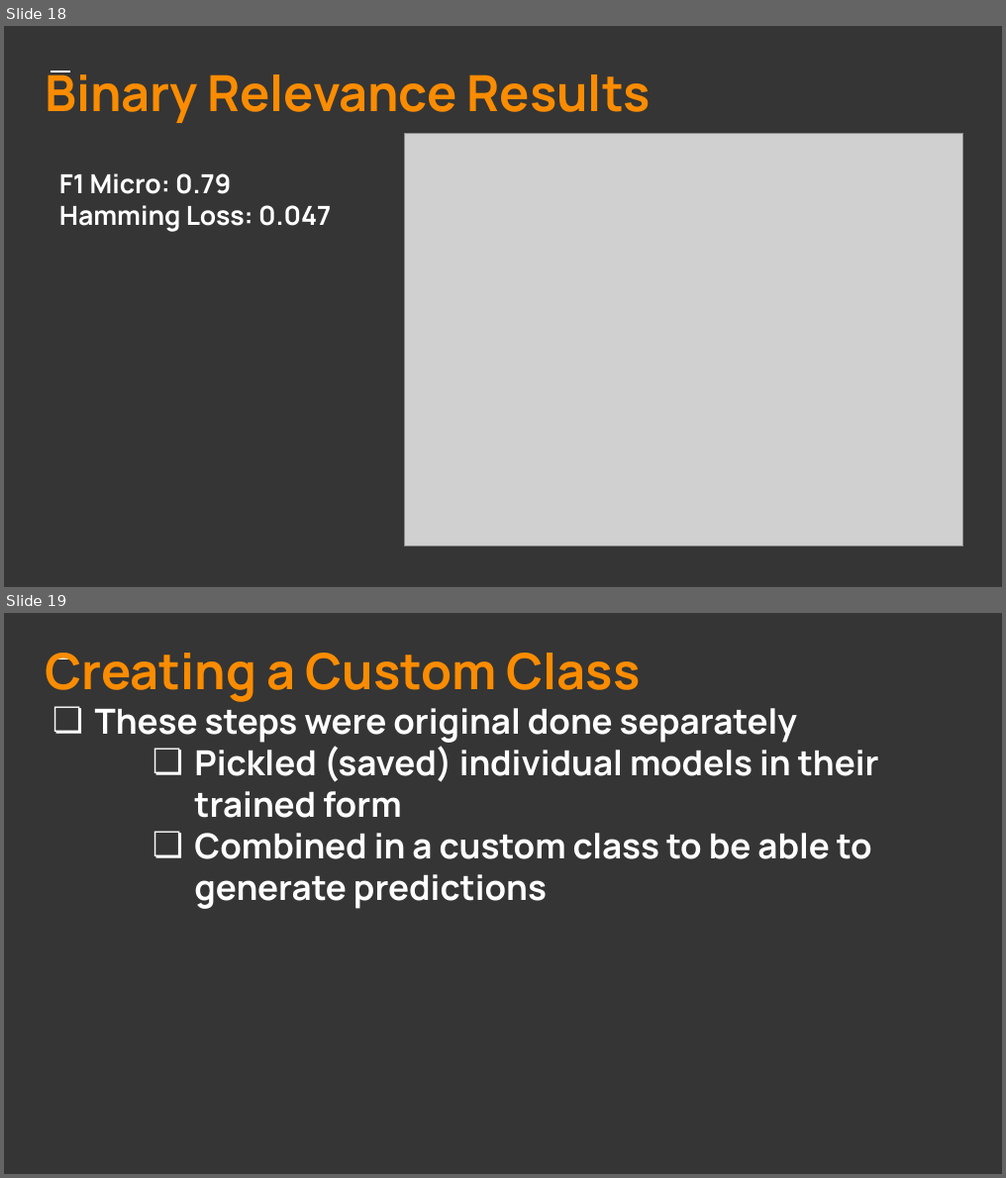
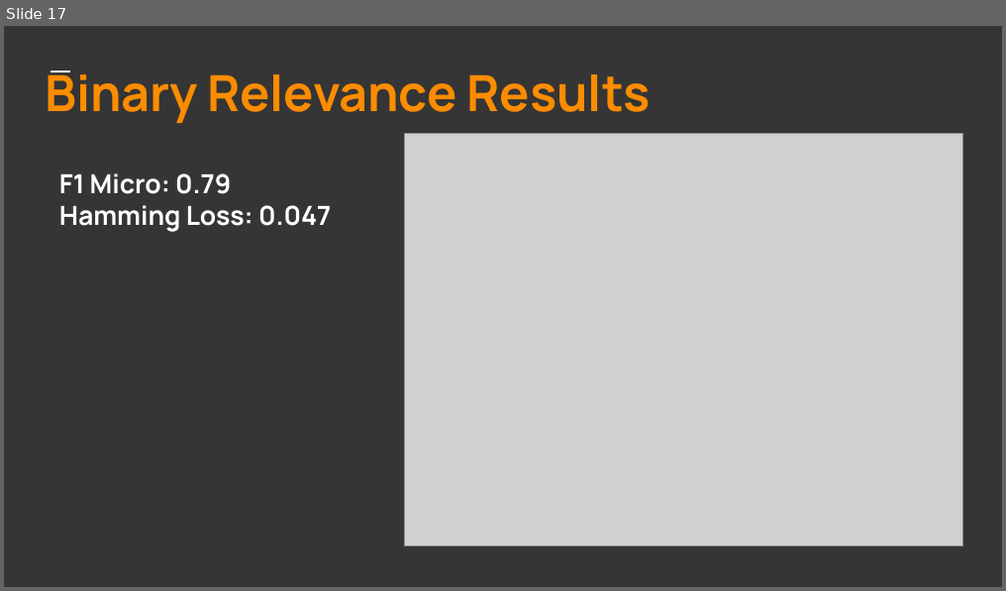
Before and after one commit to har1113/techx_online_toxicity_classification, a slide deck: Taming The Trolls.pptx. Shown one above the other, each under a label of ours: slides 18 and 19 before the commit, slide 17 after it. The pictures are 1006x1178 and 1006x591 pixels, drawn with LibreOffice and Linux fonts; fonts in the diff are those of the drawing; grey boxes stand for pictures. Boxes give left, top, right and bottom in pixels: in the first picture for what was removed or moved away, otherwise in the second. Text is boxed around its words. In the diff, an @@ line names an element or a change of style, - is before the commit and + after.

```diff
--- a/Taming The Trolls.pptx
+++ b/Taming The Trolls.pptx
@@ slide 19 removed at (4, 613, 1002, 1174), background #353535; not listed: 1 template element that a slide beside it also shows @@
@@ title removed at (45, 653, 879, 909) @@
-Creating a Custom Class
-❏ These steps were original done separately
-  ❏ Pickled (saved) individual models in their trained form
-  ❏ Combined in a custom class to be able to generate predictions
@@ what was slide 18 is now slide 17 @@
```
Also in this commit, not shown: 6 slides changed, 1 slide added, 1 other slide removed.
